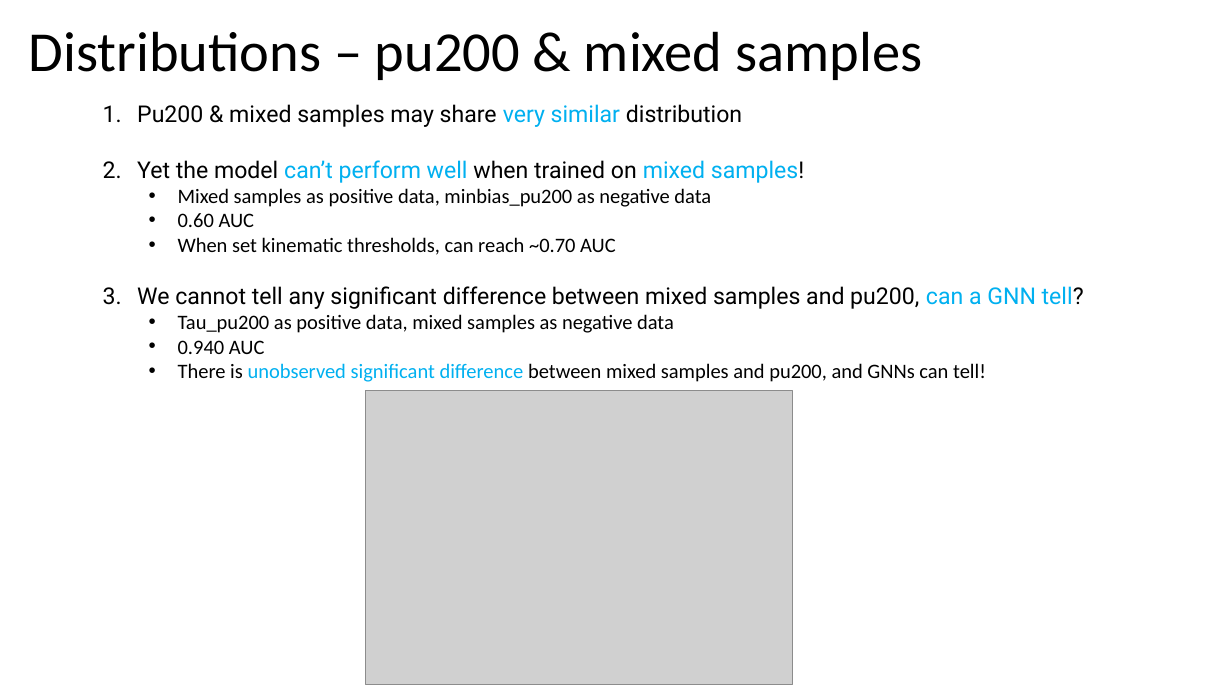
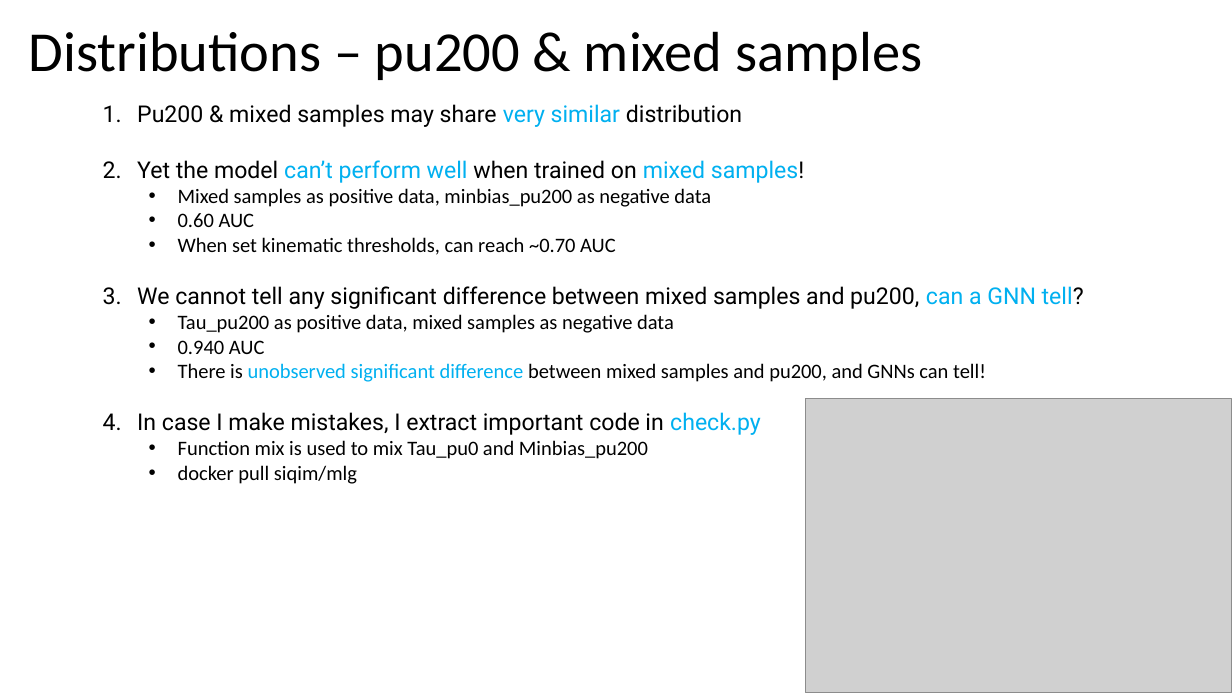
Before and after one commit to ekoenig4/Tau3MuGNNs, a slide deck: slide 7 of Tau3MuGNNs.pptx (slide 19 before the commit). Drawn at 1232x693 pixels with LibreOffice and Linux fonts; fonts in the diff are those of the drawing; grey boxes stand for pictures. Boxes give left, top, right and bottom in pixels: in the first picture for what was removed or moved away, otherwise in the second. Text is boxed around its words. In the diff, an @@ line names an element or a change of style, - is before the commit and + after.

```diff
--- a/Tau3MuGNNs.pptx
+++ b/Tau3MuGNNs.pptx
@@ text at (137,412,761,484): paragraphs added @@
+4. In case I make mistakes, I extract important code in check.py
+  • Function mix is used to mix Tau_pu0 and Minbias_pu200
+  • docker pull siqim/mlg
@@ picture: place and size @@
-picture at (366,391,793,685)
+picture at (806,399,1232,693)
```
Also in this commit, not shown: 1 other slide changed, 4 slides added, 16 slides removed, 6 other files.
